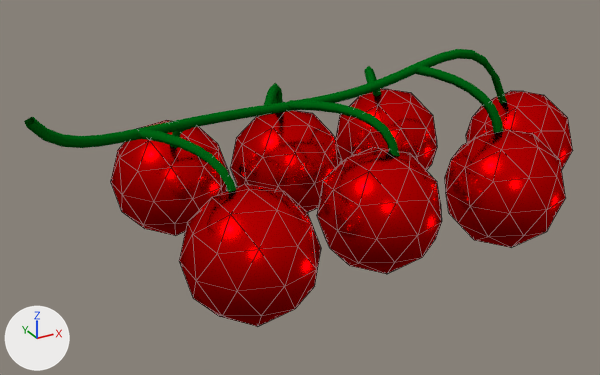
The Blender file CaveDraft/pizza-models/tomatos.blend, before and after one commit.
Camera for both pictures: a 50 mm lens placed at (-2.27, -3.22, 1.92), pointed at (-0.5, 0.01, 0.31). Lighting does not change. The marker at lower left points along +X, +Y and +Z. Mesh edges are drawn as thin lines on the coarser meshes.
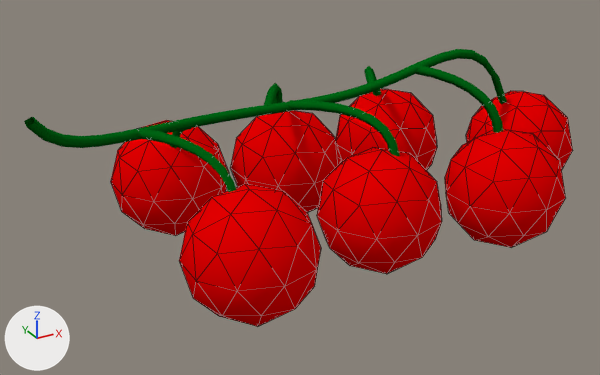
Changed parts and their boxes [x1, y1, x2, y2] in the pictures (600 x 375 px):
'Icosphere.004', recoloured
    both: [179, 184, 321, 327]
'Icosphere.005', recoloured
    both: [317, 147, 442, 274]
'Icosphere.006', recoloured
    both: [445, 130, 565, 248]
'Icosphere.003', recoloured
    both: [111, 120, 229, 236]
'Icosphere.002', recoloured
    both: [230, 111, 342, 213]
'Icosphere', recoloured
    both: [336, 89, 437, 170]
'Icosphere.001', recoloured
    both: [466, 91, 573, 170]

What changed in the scene script:
```text
Add mat_tomato:
    mat_tomato = diffuse_material('Tomato')
    mat_tomato.base_color = (0.8, 0.0, 0.000368)  # red #e70001
    mat_tomato.roughness = 0.05
Change me_icosphere_006:
    where me_icosphere_006.from_pydata(...)  # 42 vertices, 80 faces; spans x 0.104..0.664, y -0.734..-0.146, z 0.0..0.588
    remove me_icosphere_006.materials.append(mat_material)
    add me_icosphere_006.materials.append(mat_tomato)  # red #e70001
Change me_icosphere_005:
    where me_icosphere_005.from_pydata(...)  # 42 vertices, 80 faces; spans x -0.566..-0.007, y -0.657..-0.069, z 0.0..0.588
    remove me_icosphere_005.materials.append(mat_material)
    add me_icosphere_005.materials.append(mat_tomato)  # red #e70001
Change me_icosphere_004:
    where me_icosphere_004.from_pydata(...)  # 42 vertices, 80 faces; spans x -1.269..-0.71, y -0.762..-0.174, z 0.0..0.588
    remove me_icosphere_004.materials.append(mat_material)
    add me_icosphere_004.materials.append(mat_tomato)  # red #e70001
Change me_icosphere_003:
    where me_icosphere_003.from_pydata(...)  # 42 vertices, 80 faces; spans x -1.269..-0.71, y 0.165..0.753, z 0.0..0.588
    remove me_icosphere_003.materials.append(mat_material)
    add me_icosphere_003.materials.append(mat_tomato)  # red #e70001
Change me_icosphere_002:
    where me_icosphere_002.from_pydata(...)  # 42 vertices, 80 faces; spans x -0.675..-0.116, y 0.045..0.633, z 0.0..0.588
    remove me_icosphere_002.materials.append(mat_material)
    add me_icosphere_002.materials.append(mat_tomato)  # red #e70001
Change me_icosphere_001:
    where me_icosphere_001.from_pydata(...)  # 42 vertices, 80 faces; spans x 0.598..1.157, y -0.294..0.294, z 0.0..0.588
    remove me_icosphere_001.materials.append(mat_material)
    add me_icosphere_001.materials.append(mat_tomato)  # red #e70001
Change me_icosphere:
    where me_icosphere.from_pydata(...)  # 42 vertices, 80 faces; spans x -0.021..0.538, y 0.091..0.679, z 0.0..0.588
    remove me_icosphere.materials.append(mat_material)
    add me_icosphere.materials.append(mat_tomato)  # red #e70001
```
